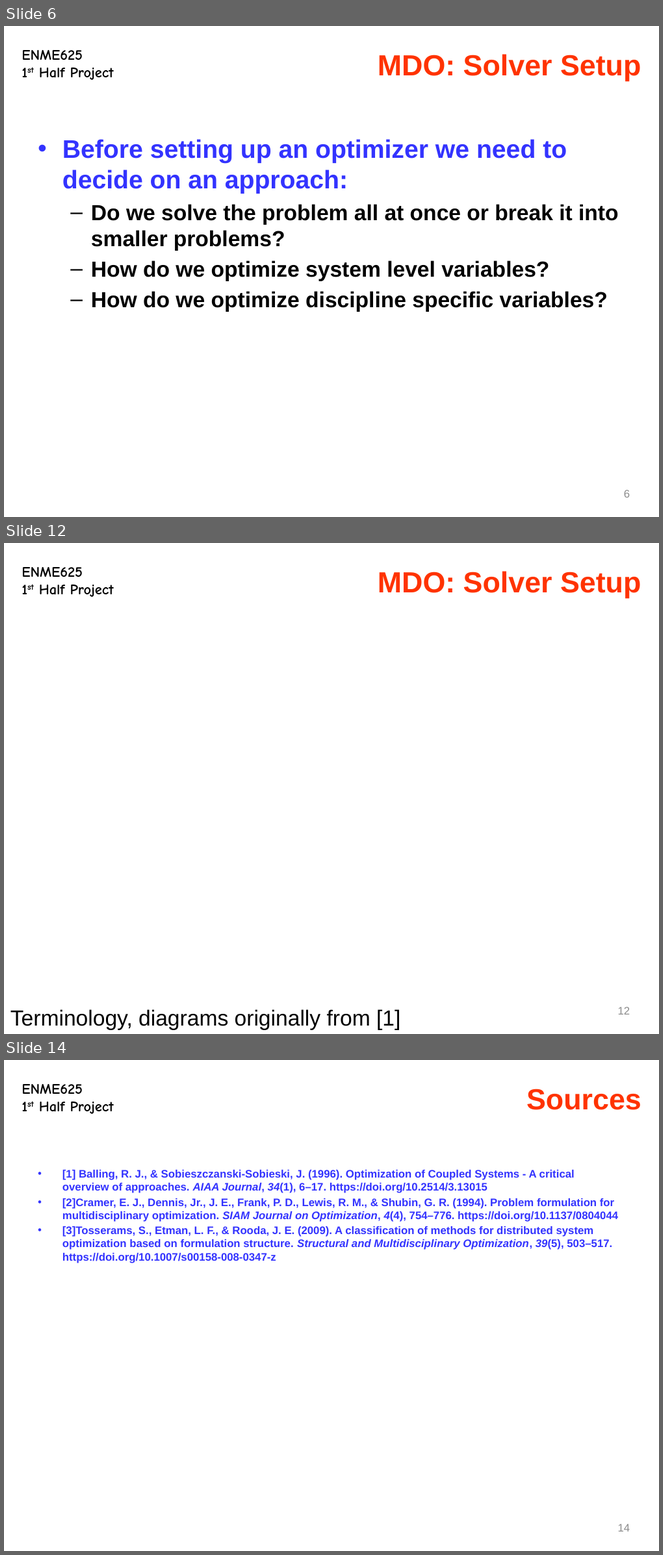
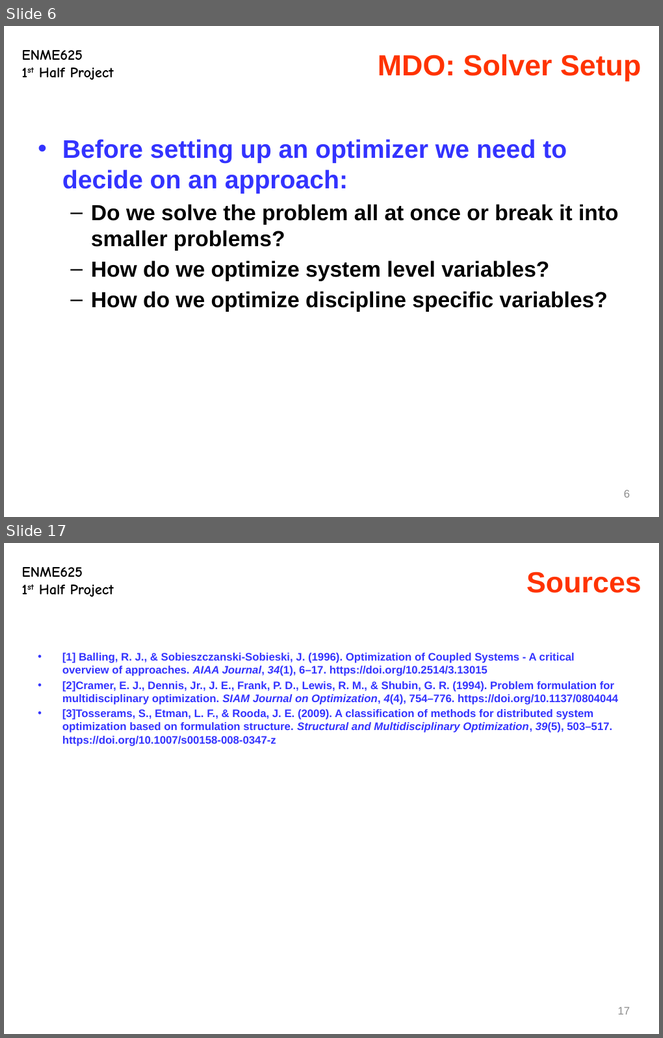
Before and after one commit to hqqen/eeby-deeby, a slide deck: class-work/optimization/project 1/slides.pptx. Shown one above the other, each under a label of ours: slides 6, 12 and 14 before the commit, slides 6 and 17 after it; the slides between them are not shown. The pictures are 663x1555 and 663x1038 pixels, drawn with LibreOffice and Linux fonts; fonts in the diff are those of the drawing. Boxes give left, top, right and bottom in pixels: in the first picture for what was removed or moved away, otherwise in the second. Text is boxed around its words. In the diff, an @@ line names an element or a change of style, - is before the commit and + after.

```diff
--- a/class-work/optimization/project 1/slides.pptx
+++ b/class-work/optimization/project 1/slides.pptx
@@ slide 12 removed at (x1=4, y1=543, x2=659, y2=1034), background #FFFFFF; not listed: 1 template element that a slide beside it also shows @@
@@ title removed at (x1=378, y1=571, x2=641, y2=598) @@
-MDO: Solver Setup
@@ text removed at (x1=10, y1=1010, x2=400, y2=1031) @@
-Terminology, diagrams originally from [1]
@@ page number removed at (x1=618, y1=1007, x2=631, y2=1015) @@
-12
@@ what was slide 14 is now slide 17 @@
@@ page number at (x1=618, y1=1007, x2=631, y2=1015): text changed @@
-14
+17
```
Also in this commit, not shown: 5 slides changed, 5 slides added, 31 other slides removed, 1 other file.
